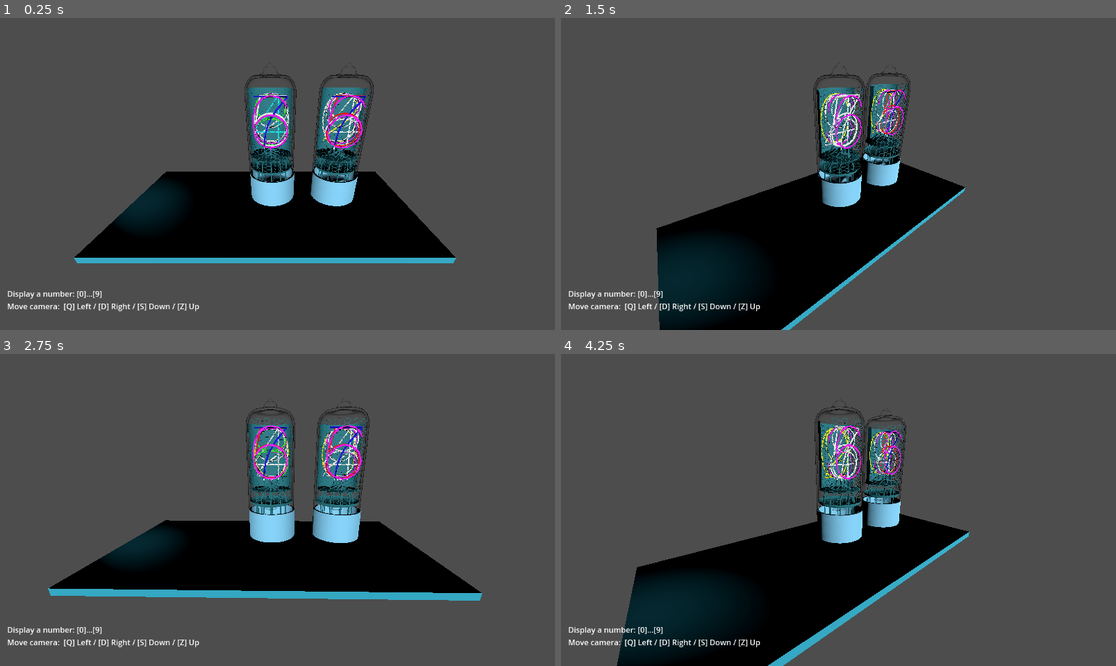
Above: before the commit, frames 1-4 (two rows, left to right).
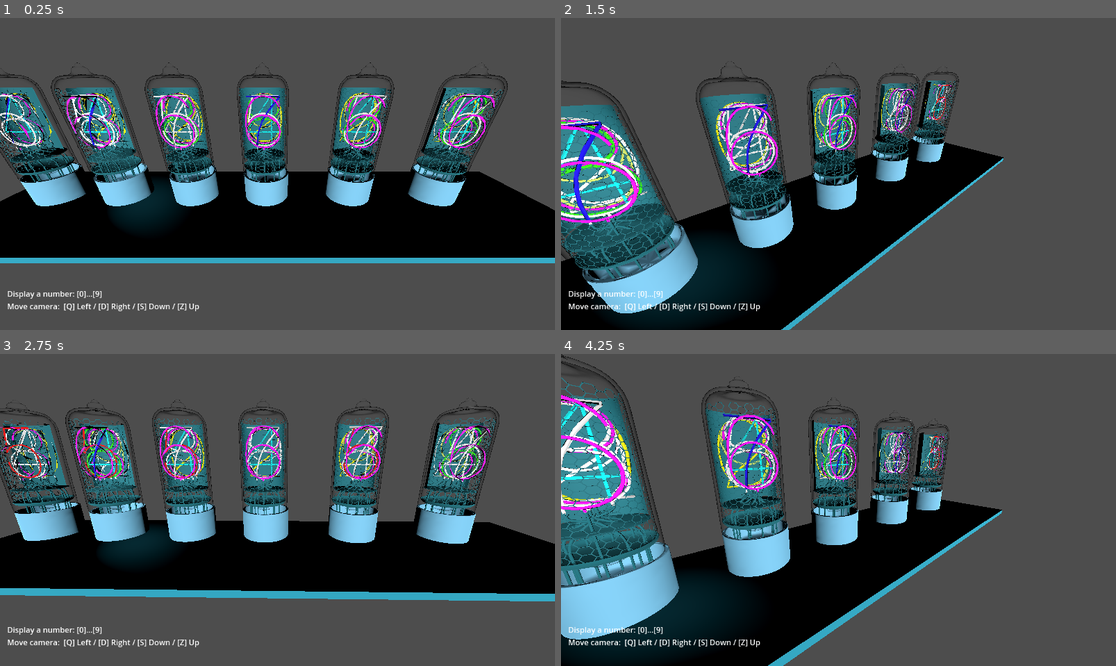
Above: after the commit, the same moments.

Repository: HackTechDev/NixieTubes
Game: Godot game, scene res://scenes/main.tscn
Same seed, same stepped clock (60 frames per second), same inputs: the game is played once before the commit and once after it.
Inputs:
- Up to frame 1 (0.25 s): no input
- Up to frame 2 (1.5 s): tap Enter at 0.5 s; hold D (key_D) 0.53-1.28 s; tap A (key_Q) at 1.35 s
- Up to frame 3 (2.75 s): tap Space at 2 s; hold S (key_S) from 2.03 s (still down)
- Up to frame 4 (4.25 s): release S (key_S) at 2.78 s; tap W (key_Z) at 2.85 s; tap Enter at 3.5 s; hold D (key_D) from 3.53 s (still down)

The runs differ from the first frame. In frame 1, 30% of the frame differs, in the area x 0-100%, y 14-79%; in frame 2, 26%; in frame 3, 28%; in frame 4, 26%.

Commit message:
[Add] Lamp3/4/5/6

Diff:
--- a/scenes/lamp.tscn
+++ b/scenes/lamp.tscn
@@ -1,6 +1,6 @@
 [gd_scene load_steps=19 format=3 uid="uid://ckovbok4v0v3k"]
 
-[ext_resource type="Script" path="res://scenes/lamp2.gd" id="1_1jwjp"]
+[ext_resource type="Script" path="res://scenes/lamp6.gd" id="1_3f81a"]
 [ext_resource type="PackedScene" uid="uid://72vvavpsasub" path="res://scenes/discup.tscn" id="2_h4aqg"]
 [ext_resource type="PackedScene" uid="uid://df6m1ppw0jfho" path="res://scenes/support.tscn" id="3_xmlhq"]
 [ext_resource type="PackedScene" uid="uid://cgvpdgf2a32vr" path="res://scenes/number_0.tscn" id="4_0evf2"]
@@ -20,7 +20,7 @@
 [ext_resource type="PackedScene" uid="uid://dcakdu1xtj3fs" path="res://scenes/plug.tscn" id="18_2dvin"]
 
 [node name="Node3D" type="Node3D"]
-script = ExtResource("1_1jwjp")
+script = ExtResource("1_3f81a")
 
 [node name="discup" parent="." instance=ExtResource("2_h4aqg")]
 transform = Transform3D(1, 0, 0, 0, 1, 0, 0, 0, 1, -0.200694, -0.296645, 0.301955)
--- /dev/null
+++ b/scenes/lamp3.gd
@@ -0,0 +1,54 @@
+extends Node3D
+
+const NODE_PATHS = {
+	"number_0": "/root/Node3D/lamp3/number_0",
+	"number_1": "/root/Node3D/lamp3/number_1",
+	"number_2": "/root/Node3D/lamp3/number_2",
+	"number_3": "/root/Node3D/lamp3/number_3",
+	"number_4": "/root/Node3D/lamp3/number_4",
+	"number_5": "/root/Node3D/lamp3/number_5",
+	"number_6": "/root/Node3D/lamp3/number_6",
+	"number_7": "/root/Node3D/lamp3/number_7",
+	"number_8": "/root/Node3D/lamp3/number_8",
+	"number_9": "/root/Node3D/lamp3/number_9"
+}
+
+const ALPHA_COLOR = Color(0, 1, 0, 0.5)  # Blanc avec alpha 50%
+const OPAQUE_COLOR = Color(1, 0, 0, 1)   # Blanc opaque
+
+# Called when the node enters the scene tree for the first time.
+func _ready() -> void:
+	pass
+
+# Called every frame. 'delta' is the elapsed time since the previous frame.
+func _process(delta: float) -> void:
+	for action in NODE_PATHS.keys():
+		if Input.is_action_just_pressed(action):
+			_update_visibility(action)
+
+func _update_visibility(active_action: String) -> void:
+	for action in NODE_PATHS.keys():
+		var parent_node = get_node(NODE_PATHS[action])
+
+		# Rechercher un MeshInstance3D enfant
+		var mesh_instance = parent_node.get_child(0) if parent_node.get_child_count() > 0 else null
+		if mesh_instance is MeshInstance3D:
+			# Récupération ou création du matériel de base
+			var material = mesh_instance.material_override
+			if material == null:
+				material = StandardMaterial3D.new()
+				mesh_instance.material_override = material
+
+			# Appliquer l'alpha 50 % ou l'opacité complète sur le  MeshInstance3D enfant
+			if action == active_action:
+				mesh_instance.visible = true
+				material.albedo_color = OPAQUE_COLOR
+				print ("opaque")
+			else:
+				# Rend invisible
+				mesh_instance.visible = false
+
+				# mais j'aimerai mieux lui appliquer une couleur alpha
+				#material.albedo_color = ALPHA_COLOR
+
+				print("alpha")
--- /dev/null
+++ b/scenes/lamp4.gd
@@ -0,0 +1,54 @@
+extends Node3D
+
+const NODE_PATHS = {
+	"number_0": "/root/Node3D/lamp4/number_0",
+	"number_1": "/root/Node3D/lamp4/number_1",
+	"number_2": "/root/Node3D/lamp4/number_2",
+	"number_3": "/root/Node3D/lamp4/number_3",
+	"number_4": "/root/Node3D/lamp4/number_4",
+	"number_5": "/root/Node3D/lamp4/number_5",
+	"number_6": "/root/Node3D/lamp4/number_6",
+	"number_7": "/root/Node3D/lamp4/number_7",
+	"number_8": "/root/Node3D/lamp4/number_8",
+	"number_9": "/root/Node3D/lamp4/number_9"
+}
+
+const ALPHA_COLOR = Color(0, 1, 0, 0.5)  # Blanc avec alpha 50%
+const OPAQUE_COLOR = Color(1, 0, 0, 1)   # Blanc opaque
+
+# Called when the node enters the scene tree for the first time.
+func _ready() -> void:
+	pass
+
+# Called every frame. 'delta' is the elapsed time since the previous frame.
+func _process(delta: float) -> void:
+	for action in NODE_PATHS.keys():
+		if Input.is_action_just_pressed(action):
+			_update_visibility(action)
+
+func _update_visibility(active_action: String) -> void:
+	for action in NODE_PATHS.keys():
+		var parent_node = get_node(NODE_PATHS[action])
+
+		# Rechercher un MeshInstance3D enfant
+		var mesh_instance = parent_node.get_child(0) if parent_node.get_child_count() > 0 else null
+		if mesh_instance is MeshInstance3D:
+			# Récupération ou création du matériel de base
+			var material = mesh_instance.material_override
+			if material == null:
+				material = StandardMaterial3D.new()
+				mesh_instance.material_override = material
+
+			# Appliquer l'alpha 50 % ou l'opacité complète sur le  MeshInstance3D enfant
+			if action == active_action:
+				mesh_instance.visible = true
+				material.albedo_color = OPAQUE_COLOR
+				print ("opaque")
+			else:
+				# Rend invisible
+				mesh_instance.visible = false
+
+				# mais j'aimerai mieux lui appliquer une couleur alpha
+				#material.albedo_color = ALPHA_COLOR
+
+				print("alpha")
--- /dev/null
+++ b/scenes/lamp5.gd
@@ -0,0 +1,54 @@
+extends Node3D
+
+const NODE_PATHS = {
+	"number_0": "/root/Node3D/lamp5/number_0",
+	"number_1": "/root/Node3D/lamp5/number_1",
+	"number_2": "/root/Node3D/lamp5/number_2",
+	"number_3": "/root/Node3D/lamp5/number_3",
+	"number_4": "/root/Node3D/lamp5/number_4",
+	"number_5": "/root/Node3D/lamp5/number_5",
+	"number_6": "/root/Node3D/lamp5/number_6",
+	"number_7": "/root/Node3D/lamp5/number_7",
+	"number_8": "/root/Node3D/lamp5/number_8",
+	"number_9": "/root/Node3D/lamp5/number_9"
+}
+
+const ALPHA_COLOR = Color(0, 1, 0, 0.5)  # Blanc avec alpha 50%
+const OPAQUE_COLOR = Color(1, 0, 0, 1)   # Blanc opaque
+
+# Called when the node enters the scene tree for the first time.
+func _ready() -> void:
+	pass
+
+# Called every frame. 'delta' is the elapsed time since the previous frame.
+func _process(delta: float) -> void:
+	for action in NODE_PATHS.keys():
+		if Input.is_action_just_pressed(action):
+			_update_visibility(action)
+
+func _update_visibility(active_action: String) -> void:
+	for action in NODE_PATHS.keys():
+		var parent_node = get_node(NODE_PATHS[action])
+
+		# Rechercher un MeshInstance3D enfant
+		var mesh_instance = parent_node.get_child(0) if parent_node.get_child_count() > 0 else null
+		if mesh_instance is MeshInstance3D:
+			# Récupération ou création du matériel de base
+			var material = mesh_instance.material_override
+			if material == null:
+				material = StandardMaterial3D.new()
+				mesh_instance.material_override = material
+
+			# Appliquer l'alpha 50 % ou l'opacité complète sur le  MeshInstance3D enfant
+			if action == active_action:
+				mesh_instance.visible = true
+				material.albedo_color = OPAQUE_COLOR
+				print ("opaque")
+			else:
+				# Rend invisible
+				mesh_instance.visible = false
+
+				# mais j'aimerai mieux lui appliquer une couleur alpha
+				#material.albedo_color = ALPHA_COLOR
+
+				print("alpha")
--- /dev/null
+++ b/scenes/lamp6.gd
@@ -0,0 +1,54 @@
+extends Node3D
+
+const NODE_PATHS = {
+	"number_0": "/root/Node3D/lamp6/number_0",
+	"number_1": "/root/Node3D/lamp6/number_1",
+	"number_2": "/root/Node3D/lamp6/number_2",
+	"number_3": "/root/Node3D/lamp6/number_3",
+	"number_4": "/root/Node3D/lamp6/number_4",
+	"number_5": "/root/Node3D/lamp6/number_5",
+	"number_6": "/root/Node3D/lamp6/number_6",
+	"number_7": "/root/Node3D/lamp6/number_7",
+	"number_8": "/root/Node3D/lamp6/number_8",
+	"number_9": "/root/Node3D/lamp6/number_9"
+}
+
+const ALPHA_COLOR = Color(0, 1, 0, 0.5)  # Blanc avec alpha 50%
+const OPAQUE_COLOR = Color(1, 0, 0, 1)   # Blanc opaque
+
+# Called when the node enters the scene tree for the first time.
+func _ready() -> void:
+	pass
+
+# Called every frame. 'delta' is the elapsed time since the previous frame.
+func _process(delta: float) -> void:
+	for action in NODE_PATHS.keys():
+		if Input.is_action_just_pressed(action):
+			_update_visibility(action)
+
+func _update_visibility(active_action: String) -> void:
+	for action in NODE_PATHS.keys():
+		var parent_node = get_node(NODE_PATHS[action])
+
+		# Rechercher un MeshInstance3D enfant
+		var mesh_instance = parent_node.get_child(0) if parent_node.get_child_count() > 0 else null
+		if mesh_instance is MeshInstance3D:
+			# Récupération ou création du matériel de base
+			var material = mesh_instance.material_override
+			if material == null:
+				material = StandardMaterial3D.new()
+				mesh_instance.material_override = material
+
+			# Appliquer l'alpha 50 % ou l'opacité complète sur le  MeshInstance3D enfant
+			if action == active_action:
+				mesh_instance.visible = true
+				material.albedo_color = OPAQUE_COLOR
+				print ("opaque")
+			else:
+				# Rend invisible
+				mesh_instance.visible = false
+
+				# mais j'aimerai mieux lui appliquer une couleur alpha
+				#material.albedo_color = ALPHA_COLOR
+
+				print("alpha")
--- a/scenes/main.tscn
+++ b/scenes/main.tscn
@@ -1,12 +1,16 @@
-[gd_scene load_steps=7 format=3 uid="uid://cj2mxku7g8bg6"]
+[gd_scene load_steps=11 format=3 uid="uid://cj2mxku7g8bg6"]
 
 [ext_resource type="Script" path="res://scenes/cam_gimbal.gd" id="1_0cb44"]
 [ext_resource type="Script" path="res://scenes/camera_3d.gd" id="2_sjbrw"]
 [ext_resource type="PackedScene" uid="uid://ckovbok4v0v3k" path="res://scenes/lamp.tscn" id="3_0rpnr"]
 [ext_resource type="Script" path="res://scenes/lamp1.gd" id="4_up1tt"]
+[ext_resource type="Script" path="res://scenes/lamp2.gd" id="5_01d7w"]
+[ext_resource type="Script" path="res://scenes/lamp3.gd" id="5_4xxe0"]
+[ext_resource type="Script" path="res://scenes/lamp4.gd" id="6_rvkcw"]
+[ext_resource type="Script" path="res://scenes/lamp5.gd" id="7_rohqo"]
 
 [sub_resource type="BoxMesh" id="BoxMesh_aicb8"]
-size = Vector3(10, 0.2, 5)
+size = Vector3(20, 0.2, 5)
 
 [sub_resource type="StandardMaterial3D" id="StandardMaterial3D_uah7p"]
 albedo_color = Color(0.16735, 0.644165, 0.751623, 1)
@@ -51,10 +55,31 @@
 surface_material_override/0 = SubResource("StandardMaterial3D_uah7p")
 
 [node name="lamp1" parent="." instance=ExtResource("3_0rpnr")]
+transform = Transform3D(1, 0, 0, 0, 1, 0, 0, 0, 1, -7.33105, 0, 0)
 script = ExtResource("4_up1tt")
 
 [node name="lamp2" parent="." instance=ExtResource("3_0rpnr")]
-transform = Transform3D(1, 0, 0, 0, 1, 0, 0, 0, 1, 2.07513, 0, 0)
+transform = Transform3D(1, 0, 0, 0, 1, 0, 0, 0, 1, -5.0214, 0, 0)
+script = ExtResource("5_01d7w")
+
+[node name="lamp3" parent="." instance=ExtResource("3_0rpnr")]
+transform = Transform3D(1, 0, 0, 0, 1, 0, 0, 0, 1, -2.6323, 0, 0)
+script = ExtResource("5_4xxe0")
+
+[node name="lamp4" parent="." instance=ExtResource("3_0rpnr")]
+transform = Transform3D(1, 0, 0, 0, 1, 0, 0, 0, 1, -0.206284, 0, 0)
+script = ExtResource("6_rvkcw")
+
+[node name="lamp5" parent="." instance=ExtResource("3_0rpnr")]
+transform = Transform3D(1, 0, 0, 0, 1, 0, 0, 0, 1, 2.6065, 0, 0)
+script = ExtResource("7_rohqo")
+
+[node name="lamp6" parent="." instance=ExtResource("3_0rpnr")]
+transform = Transform3D(1, 0, 0, 0, 1, 0, 0, 0, 1, 5.50678, 0, 0)
 
 [editable path="lamp1"]
 [editable path="lamp2"]
+[editable path="lamp3"]
+[editable path="lamp4"]
+[editable path="lamp5"]
+[editable path="lamp6"]
